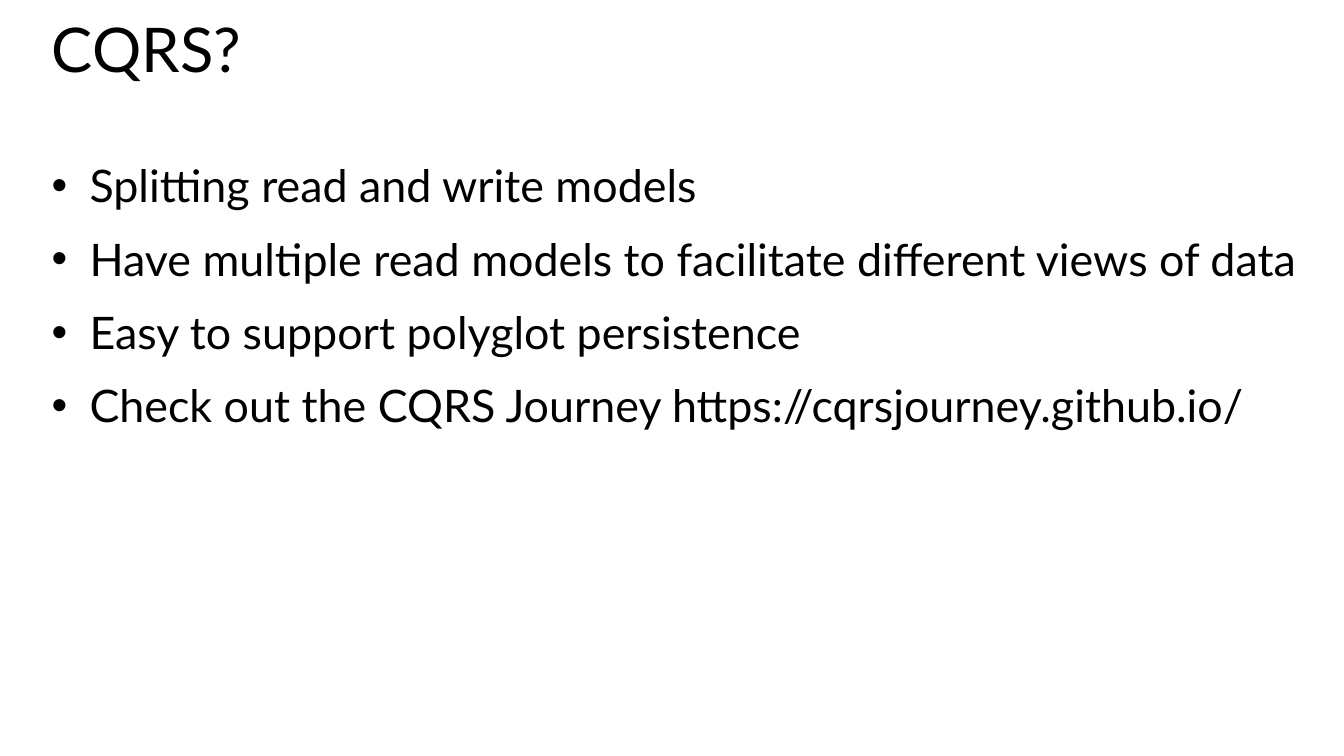
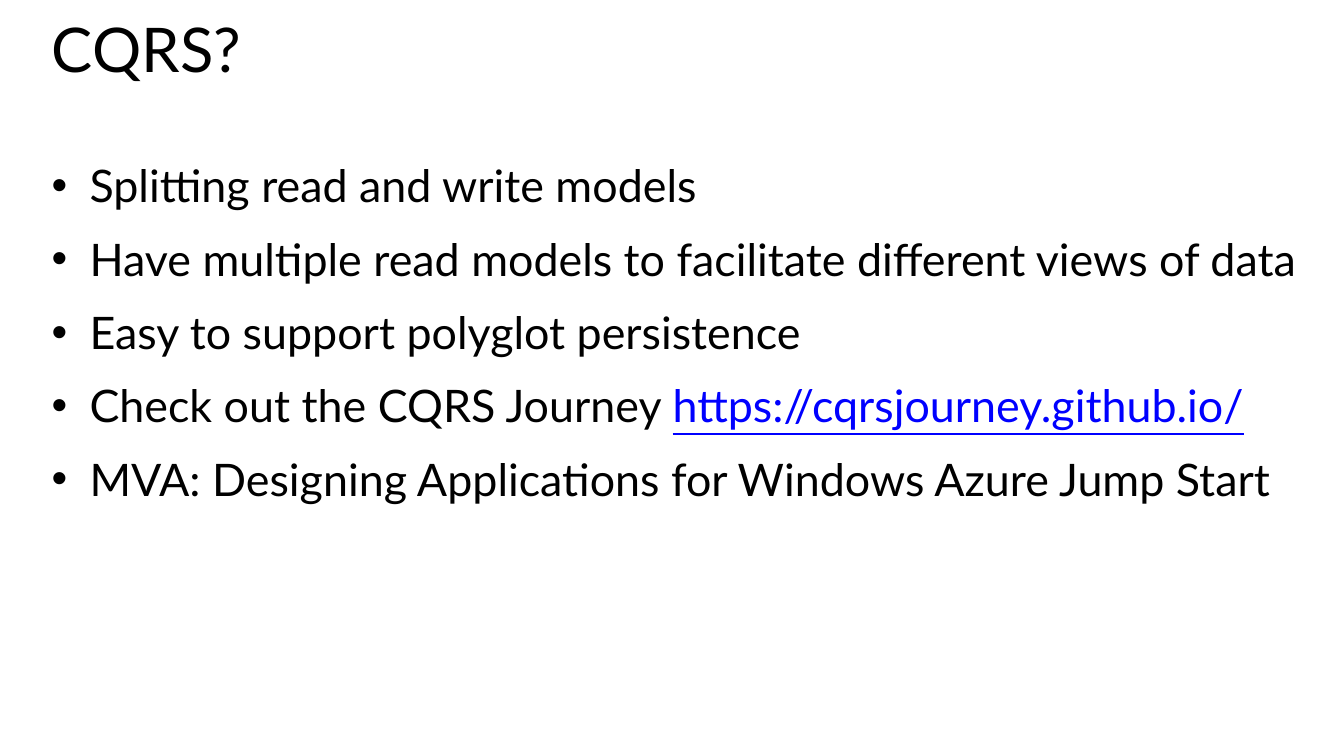
Before and after one commit to MisterJames/AzureImageProcessing, a slide deck: slide 11 of Presentation Materials/MVA-ApplicationsOnAzure-02.pptx. Drawn at 1344x756 pixels with LibreOffice and Linux fonts; fonts in the diff are those of the drawing. Boxes give left, top, right and bottom in pixels: in the first picture for what was removed or moved away, otherwise in the second. Text is boxed around its words. In the diff, an @@ line names an element or a change of style, - is before the commit and + after.

```diff
--- a/Presentation Materials/MVA-ApplicationsOnAzure-02.pptx
+++ b/Presentation Materials/MVA-ApplicationsOnAzure-02.pptx
@@ text at (90, 389, 1244, 431): text colour #000000 to #0000FF, underline on in "https://cqrsjourney.github.io/" @@
@@ text at (90, 463, 1270, 505): paragraph added @@
+• MVA: Designing Applications for Windows Azure Jump Start
```
Also in this commit, not shown: 8 other slides changed, 2 slides added, 1 slide removed, 4 other files.
